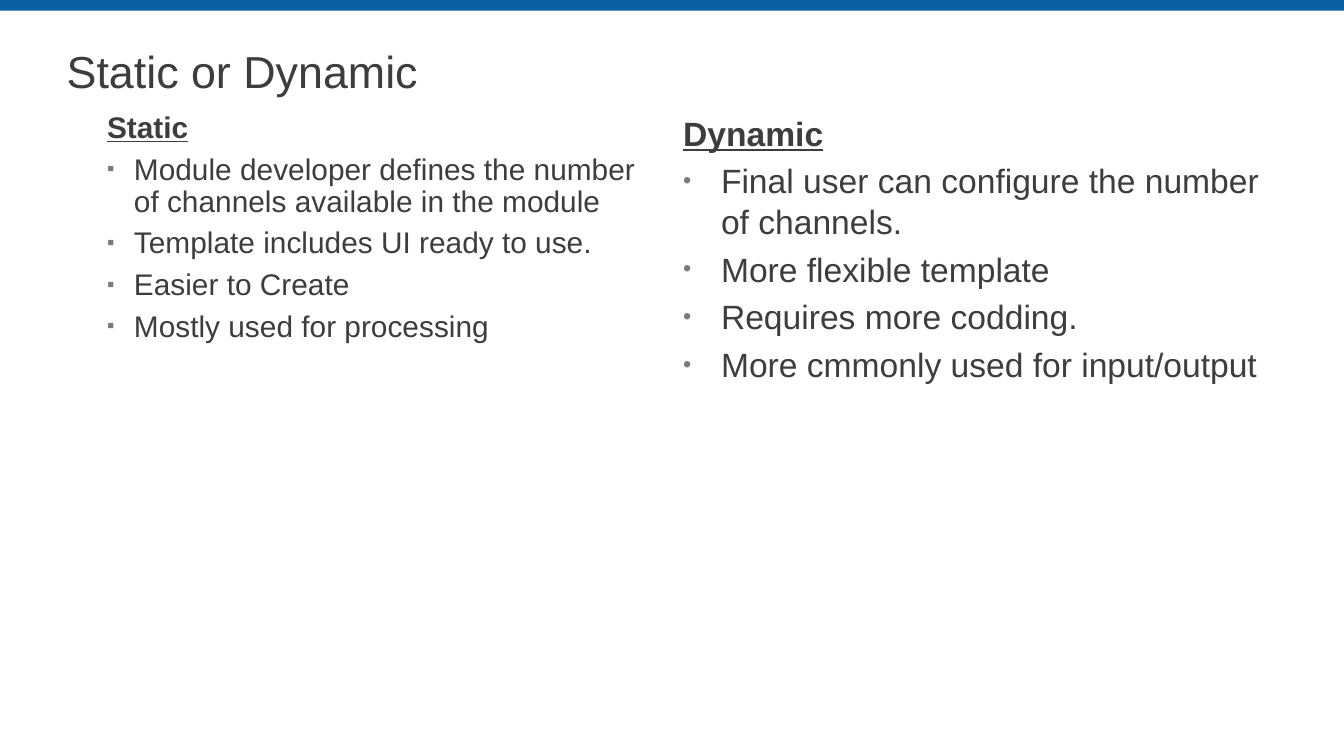
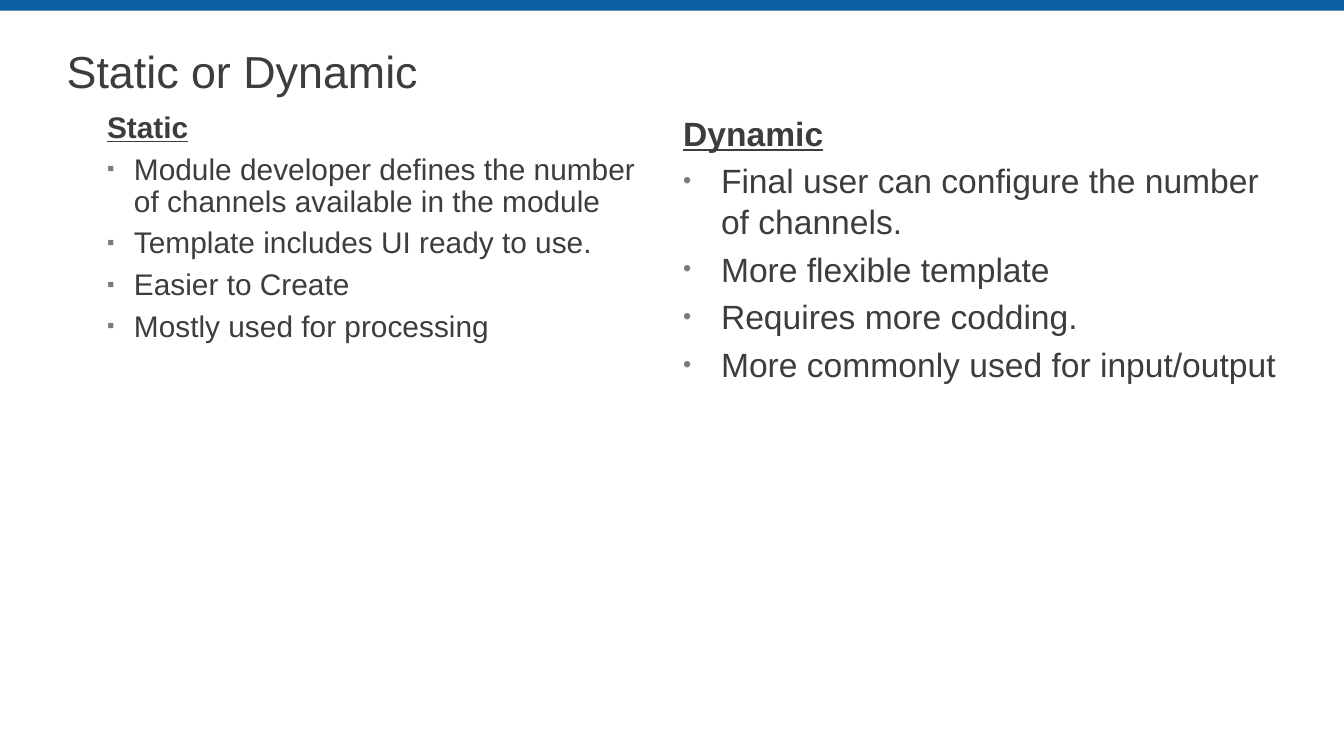
Before and after one commit to LabVIEW-DCAF/Documentation, a slide deck: slide 5 of Trunk/Getting Started Material/DCAF Training/7 Dynamic Modules.pptx. Drawn at 1344x756 pixels with LibreOffice and Linux fonts; fonts in the diff are those of the drawing; background and template pictures are left out. Boxes give left, top, right and bottom in pixels: in the first picture for what was removed or moved away, otherwise in the second. Text is boxed around its words. In the diff, an @@ line names an element or a change of style, - is before the commit and + after.

Commit message:
Added Hands On 3 outline. and upated slides to map to the outline. Added Excercise 2 on Hands On 2. Minor Spelling Fixes.

```diff
--- a/Trunk/Getting Started Material/DCAF Training/7 Dynamic Modules.pptx
+++ b/Trunk/Getting Started Material/DCAF Training/7 Dynamic Modules.pptx
@@ text at (x1=721, y1=352, x2=1276, y2=384): text changed @@
-• More cmmonly used for input/output
+• More commonly used for input/output
```
Also in this commit, not shown: 1 other slide changed, 9 other files.
